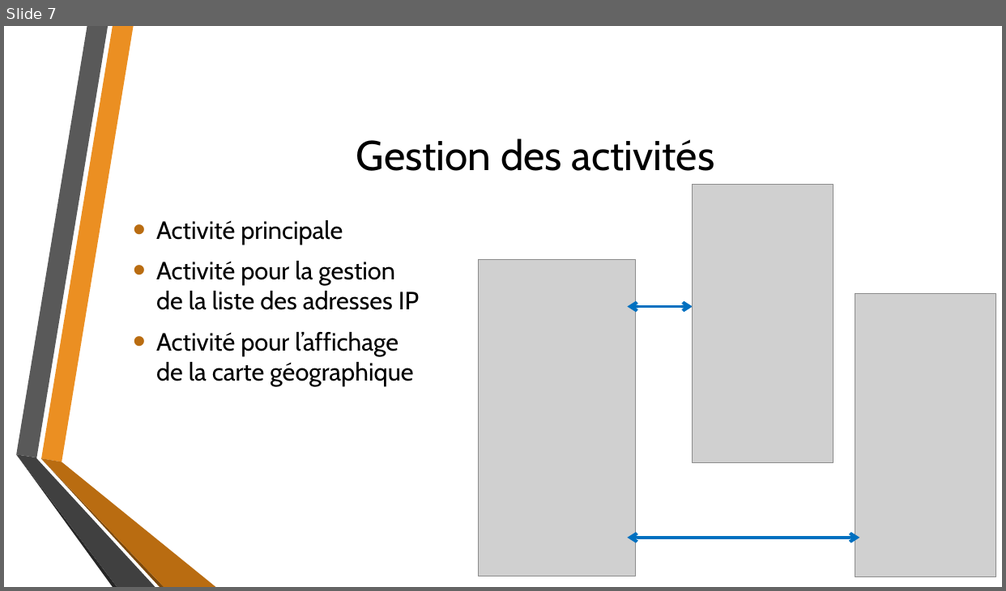
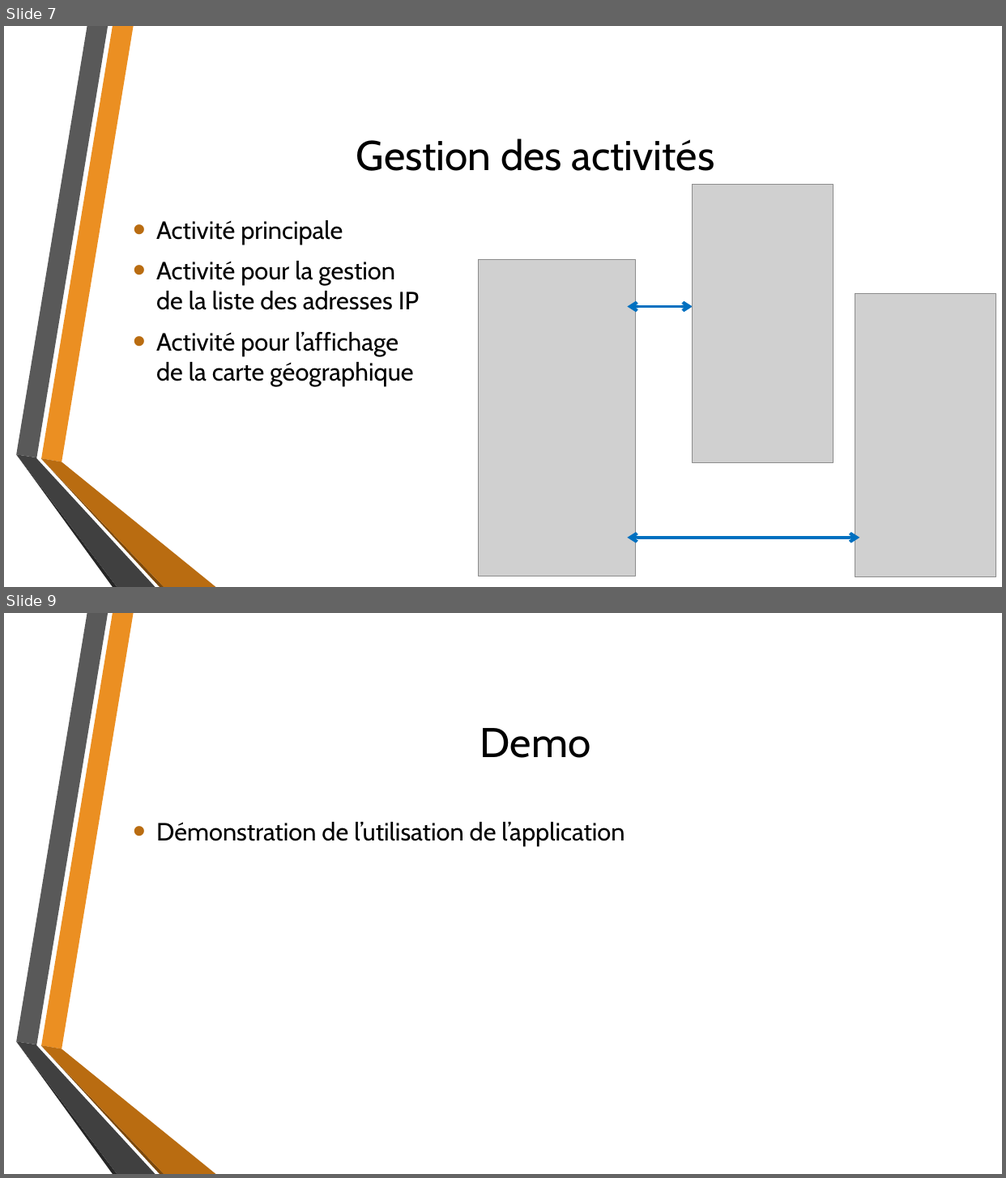
Before and after one commit to jefschaerz/CAS-DAR_MWS-IPGeolocation, a slide deck: 0_Présentation - IP-Locator.pptx. Shown one above the other, each under a label of ours: slide 7 before the commit, slides 7 and 9 after it; the slides between them are not shown. The pictures are 1006x591 and 1006x1178 pixels, drawn with LibreOffice and Linux fonts; fonts in the diff are those of the drawing; grey boxes stand for pictures; background and template pictures are left out. Boxes give left, top, right and bottom in pixels: in the first picture for what was removed or moved away, otherwise in the second. Text is boxed around its words. In the diff, an @@ line names an element or a change of style, - is before the commit and + after.

```diff
--- a/0_Présentation - IP-Locator.pptx
+++ b/0_Présentation - IP-Locator.pptx
@@ slide 9 added at (4, 613, 1002, 1174), background picture (left out); not listed: 6 template elements that a slide beside it also shows @@
@@ title added at (480, 728, 590, 758), 40 pt, text #000000 @@
+Demo
@@ text added at (156, 822, 624, 846), 24 pt, text #000000 @@
+• Démonstration de l’utilisation de l’application
```
Also in this commit, not shown: 3 slides changed, 10 other files.
